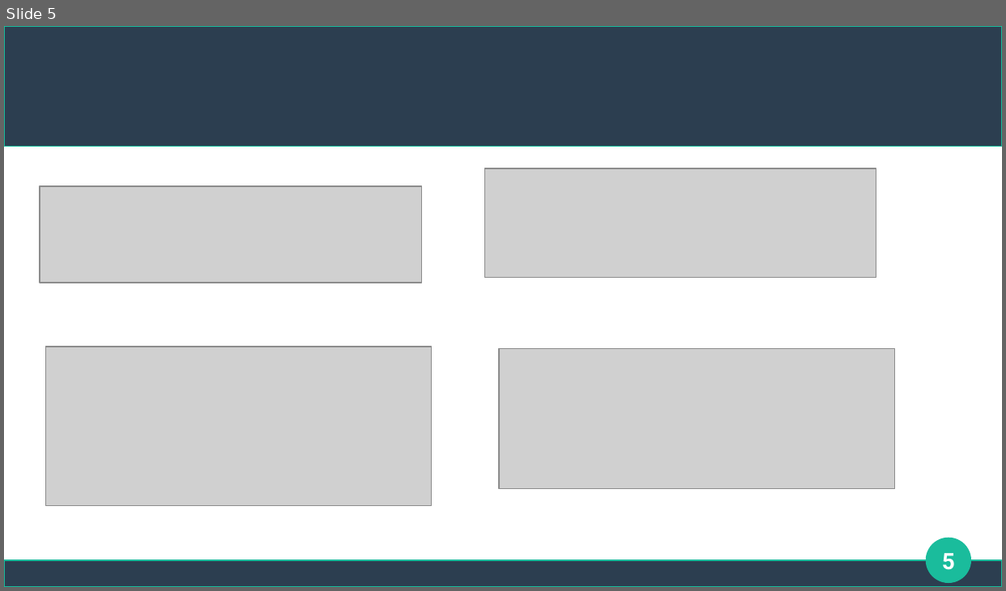
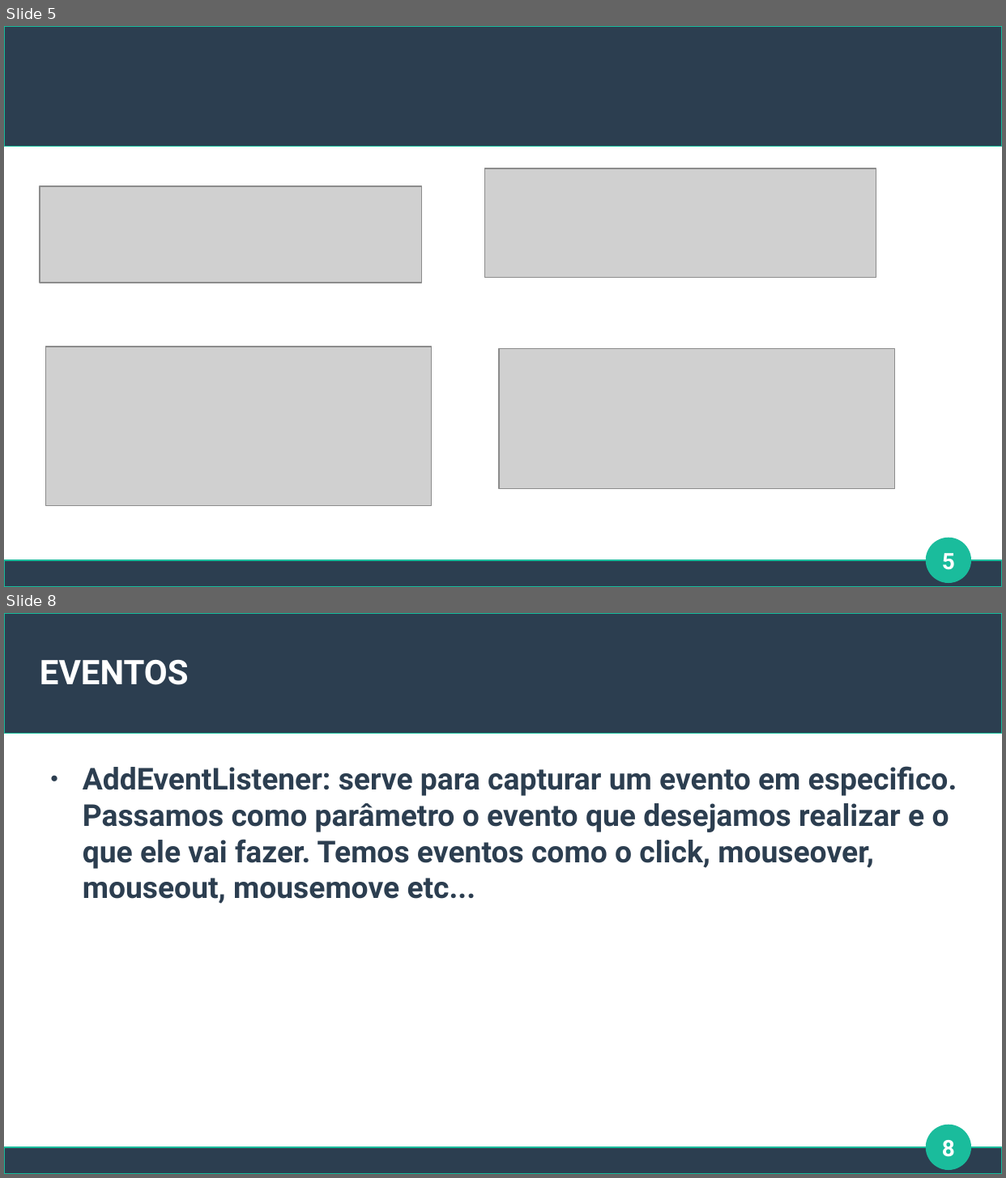
Before and after one commit to Fabio815/JavaScript, a slide deck: Semana4/Sem título 1.odp. Shown one above the other, each under a label of ours: slide 5 before the commit, slides 5 and 8 after it; the slides between them are not shown. The pictures are 1006x591 and 1006x1178 pixels, drawn with LibreOffice and Linux fonts; fonts in the diff are those of the drawing; grey boxes stand for pictures. Boxes give left, top, right and bottom in pixels: in the first picture for what was removed or moved away, otherwise in the second. Text is boxed around its words. In the diff, an @@ line names an element or a change of style, - is before the commit and + after.

```diff
--- a/Semana4/Sem título 1.odp
+++ b/Semana4/Sem título 1.odp
@@ slide 8 added at bbox=[4, 613, 1002, 1174], background #FFFFFF; not listed: 3 template elements that a slide beside it also shows @@
@@ title added at bbox=[40, 660, 189, 685], 27 pt, text #FFFFFF, bold @@
+EVENTOS
@@ text added at bbox=[83, 766, 957, 904], 24 pt, text #2C3E50, bold @@
+● AddEventListener: serve para capturar um evento em especifico. Passamos como parâmetro o evento que desejamos realizar e o que ele vai fazer. Temos eventos como o click, mouseover, mouseout, mousemove etc...
@@ page number added at bbox=[942, 1140, 955, 1157], 18 pt, text #FFFFFF, bold @@
+8
```
Also in this commit, not shown: 1 slide changed, 1 other slide added, 1 other file.
